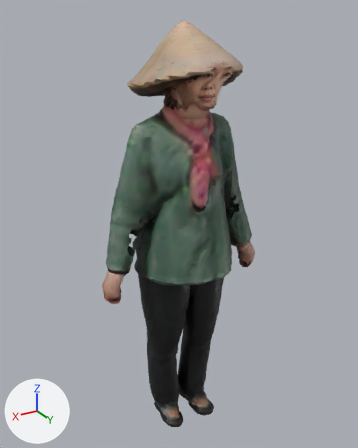
An edit to the glTF model public/models/ma/nhanvat/tp-002.glb, drawn before and after from the same camera.
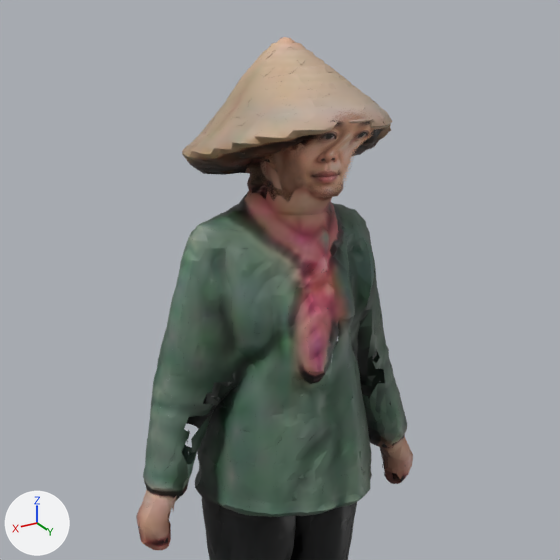
Old and new are each drawn whole from a 50 mm lens placed at (0.899, 1.459, 1.65), pointed at (0.014, -0.017, 0.911) and again close up on the part from 8% to 94% of the width and 0% to 69% of the height. Lighting does not change. The marker at lower left points along +X, +Y and +Z. The older version's two pictures come first. Vertices at exactly the same position are counted once.

Script lines for the objects in view, before the commit:
```python
me_body = bpy.data.meshes.new('Body')
me_body.from_pydata(...)  # 13340 vertices, 17637 faces; spans x -0.33..0.33, y -0.17..0.21, z 0.0..1.62
# faces by material slot: [14760, 295, 800, 1782]
me_body.materials.append(mat_body)  # picture img_texture
me_body.materials.append(mat_face)  # picture img_face
me_body.materials.append(mat_lining)  # dark grey #353836
me_body.materials.append(mat_face2d)
ob_body = bpy.data.objects.new('Body', me_body)
ob_body.location = (0.0, 0.0, 0.0)
```
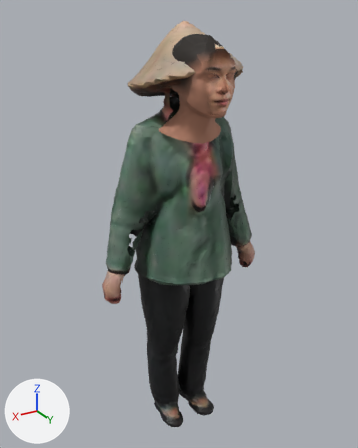
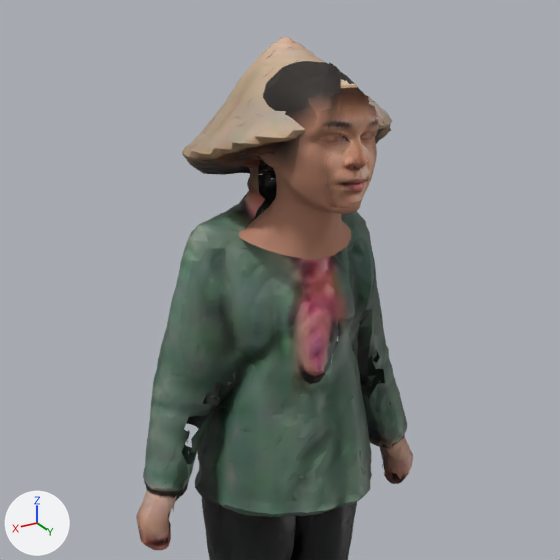
Where the change shows, as pixel boxes (x1, y1, x2, y2) in the close-ups (560 x 560 px):
part 1 of me_body, built on
    before: (219, 98, 374, 242)
    after: (238, 61, 379, 260)
part 2 of me_body, recoloured (brown)
    after: (302, 87, 360, 138)

The change, as a list of edits to the scene's bpy script:
```text
Add img_dau_chuan:
    img_dau_chuan = load_image('dau-chuan', '_unpacked/dau-chuan', 1024, 1024, 'sRGB')
Add mat_dauchuan:
    mat_dauchuan = bpy.data.materials.new('DauChuan')
    # uses the picture img_dau_chuan
Change me_body:
    used by ob_body; location = (0.0, 0.0, 0.0)
    remove me_body.from_pydata(...)  # 13340 vertices, 17637 faces; spans x -0.33..0.33, y -0.17..0.21, z 0.0..1.62
    add me_body.from_pydata(...)  # 14489 vertices, 19468 faces; spans x -0.33..0.33, y -0.17..0.26, z 0.0..1.62
    me_body part 1: 92 vertices moved from x -0.09..0.1, y 0.06..0.21, z 1.37..1.53 to x -0.09..0.1, y 0.06..0.23, z 1.37..1.56; 968 vertices removed from x -0.12..0.11, y -0.15..0.21, z 1.28..1.53; 2120 vertices added at x -0.1..0.13, y -0.01..0.26, z 1.25..1.59
    me_body part 2: 55 faces spanning x -0.06..0.08, y 0.18..0.23, z 1.47..1.55 switch from mat_face2d to mat_dauchuan
    other edits to the shape of me_body do not show in these pictures
    remove me_body.materials.append(mat_face)  # picture img_face
```
